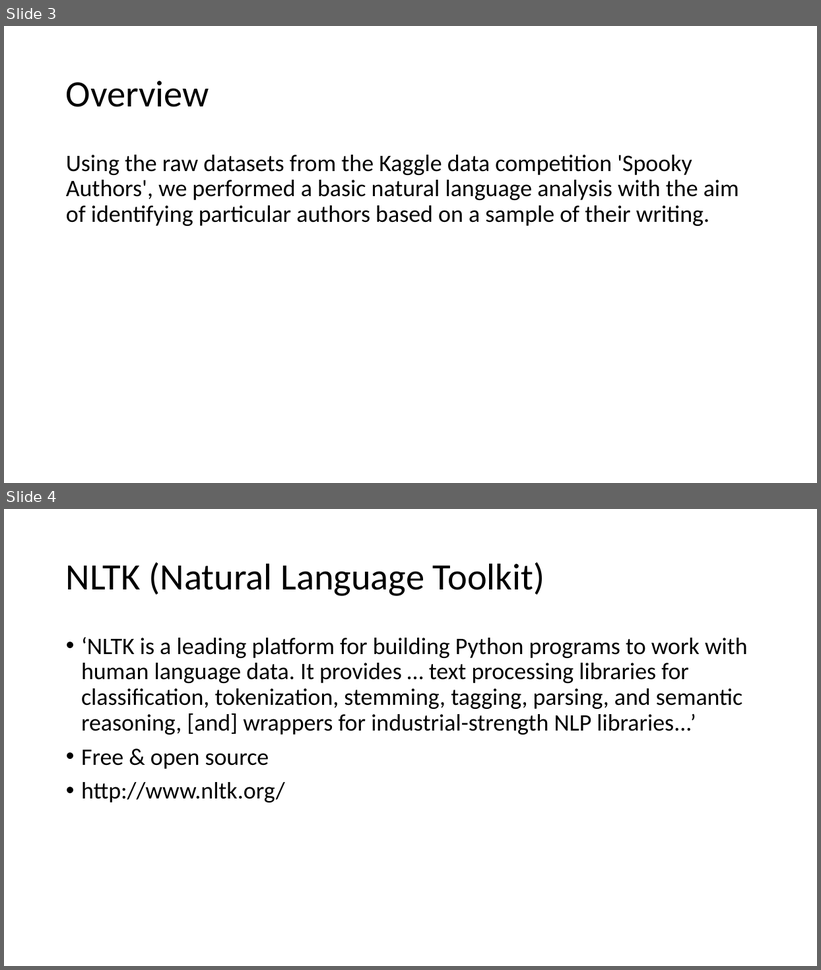
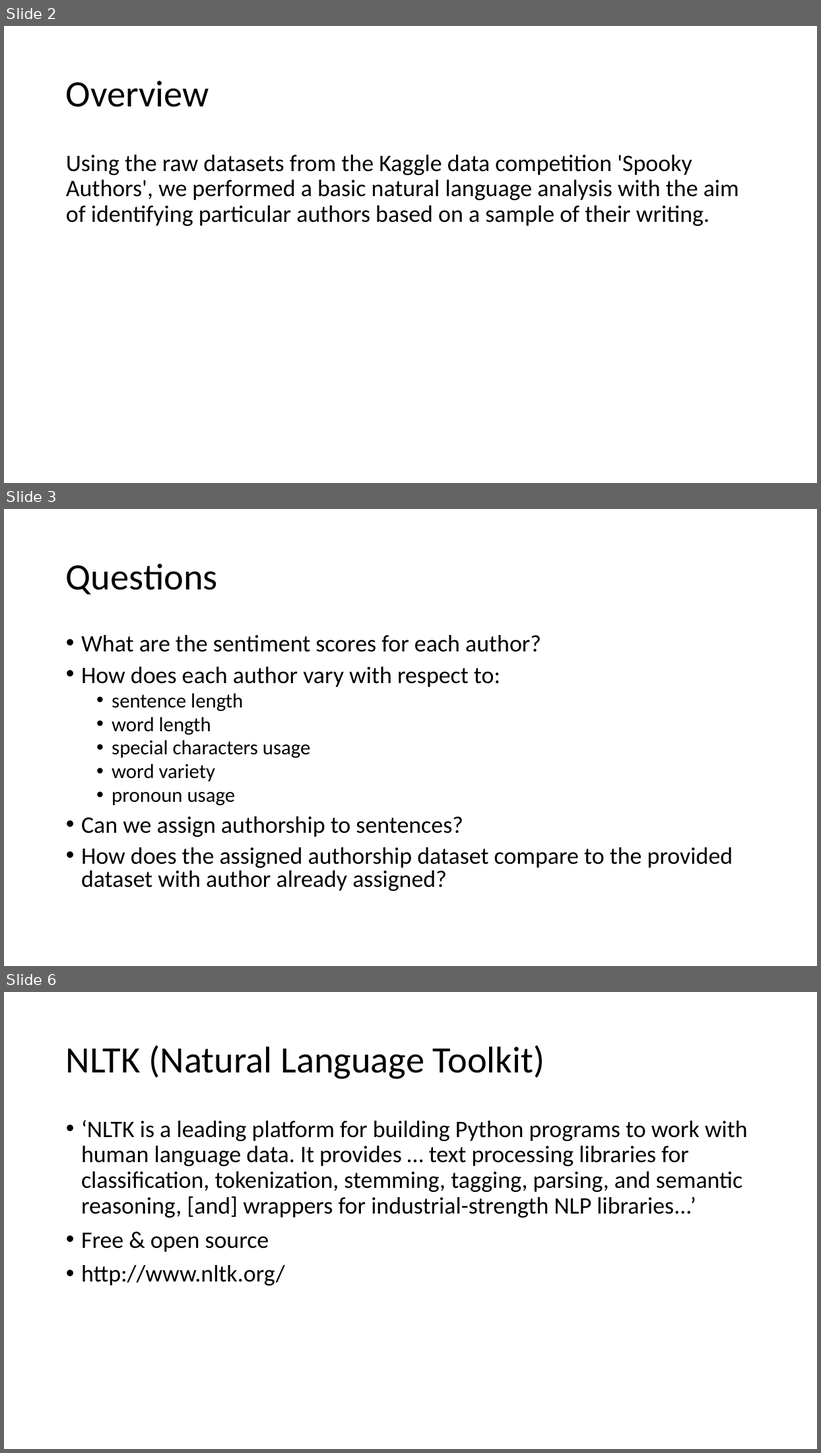
Before and after one commit to kblevins/predictive-author-id, a slide deck: Predictive_Author_Presentation.pptx. Shown one above the other, each under a label of ours: slides 3 and 4 before the commit, slides 2, 3 and 6 after it; the slides between them are not shown. The pictures are 821x970 and 821x1453 pixels, drawn with LibreOffice and Linux fonts; fonts in the diff are those of the drawing. Boxes give left, top, right and bottom in pixels: in the first picture for what was removed or moved away, otherwise in the second. Text is boxed around its words. In the diff, an @@ line names an element or a change of style, - is before the commit and + after.

```diff
--- a/Predictive_Author_Presentation.pptx
+++ b/Predictive_Author_Presentation.pptx
@@ slide 3 added at <box>4,509,817,966</box>, background #FFFFFF @@
@@ title added at <box>66,564,218,595</box>, 44 pt, text #000000 @@
+Questions
@@ text added at <box>81,635,733,891</box>, 28 pt, text #000000 @@
+• What are the sentiment scores for each author?
+• How does each author vary with respect to:
+  • sentence length
+  • word length
+  • special characters usage
+  • word variety
+  • pronoun usage
+• Can we assign authorship to sentences?
+• How does the assigned authorship dataset compare to the provided dataset with author already assigned?
@@ what was slide 3 is now slide 2 @@
@@ what was slide 4 is now slide 6 @@
```
Also in this commit, not shown: 1 slide changed, 2 other slides added, 1 slide removed, 3 other files.
